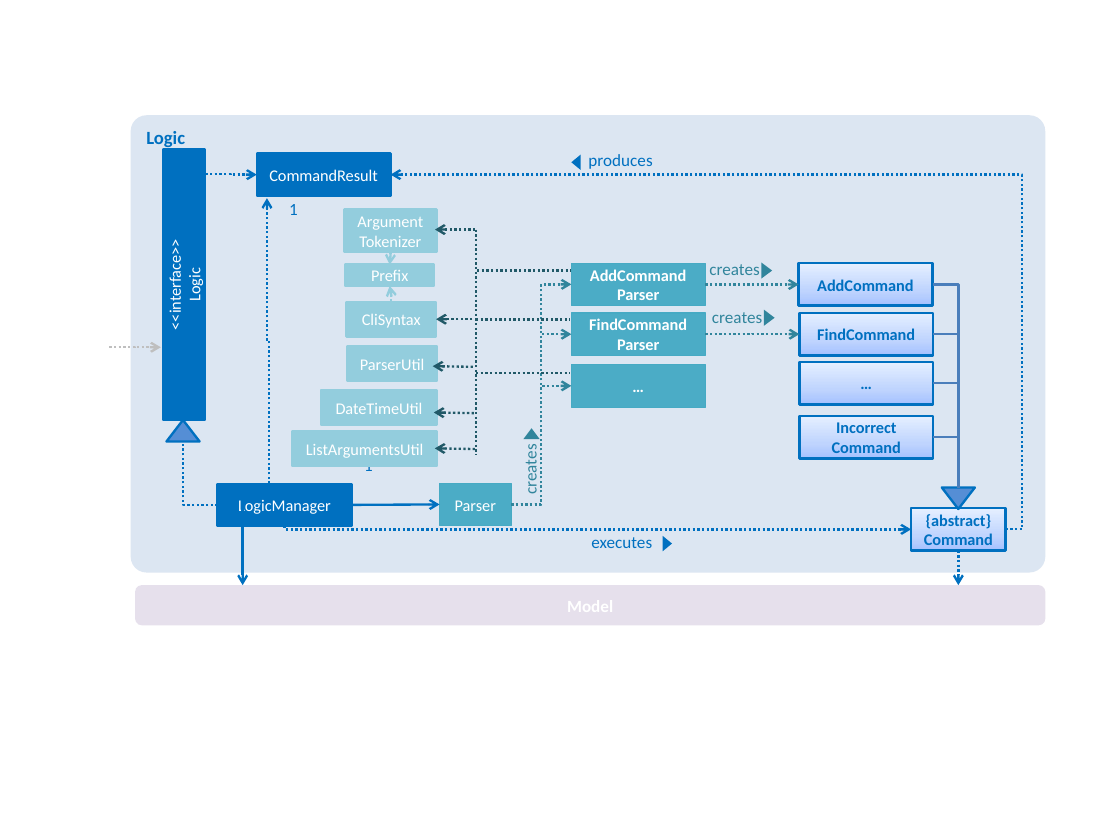
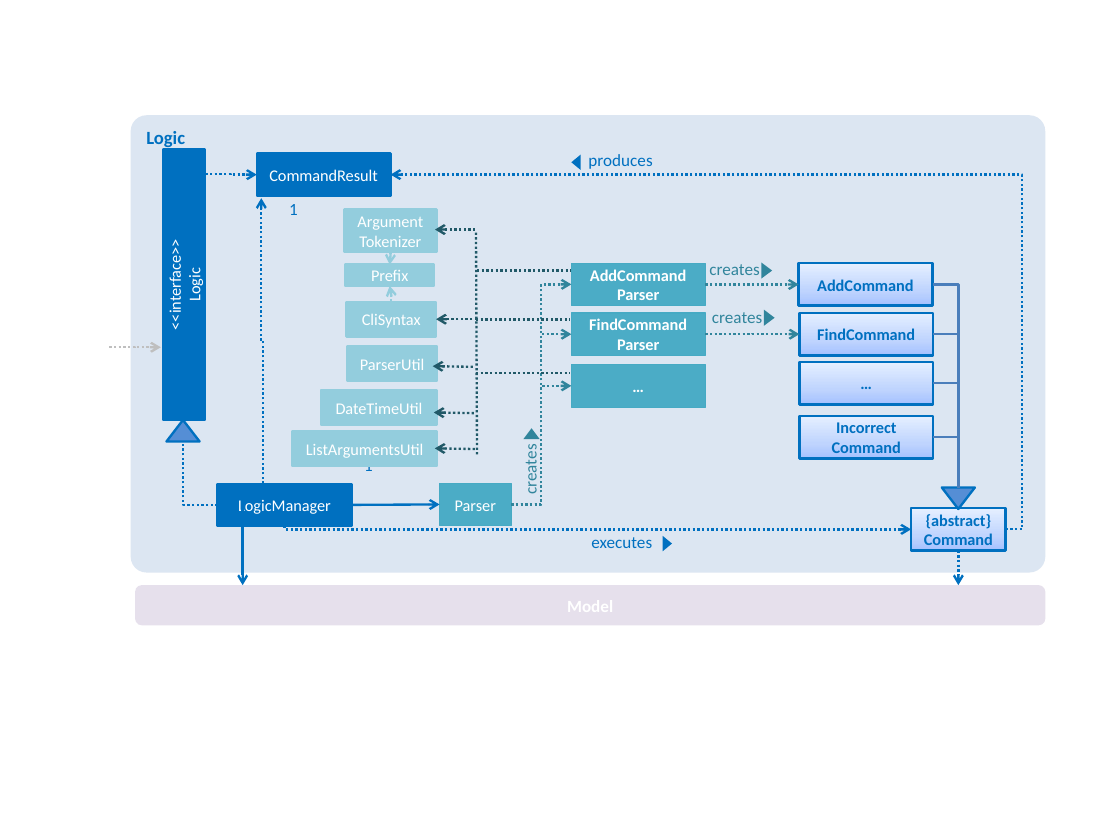
Before and after one commit to zeticous/main, a slide deck: slide 1 of docs/diagrams/LogicComponentClassDiagram.pptx. Drawn at 1120x840 pixels with LibreOffice and Linux fonts; fonts in the diff are those of the drawing. Boxes give left, top, right and bottom in pixels: in the first picture for what was removed or moved away, otherwise in the second. Text is boxed around its words. In the diff, an @@ line names an element or a change of style, - is before the commit and + after.

Commit message:
changed UML diagram

```diff
--- a/docs/diagrams/LogicComponentClassDiagram.pptx
+++ b/docs/diagrams/LogicComponentClassDiagram.pptx
@@ elbow arrow moved from (269, 484) - (267, 198) to (263, 484) - (261, 198) @@
@@ line moved from (476, 230) - (476, 455) to (476, 233) - (477, 455) @@
```
